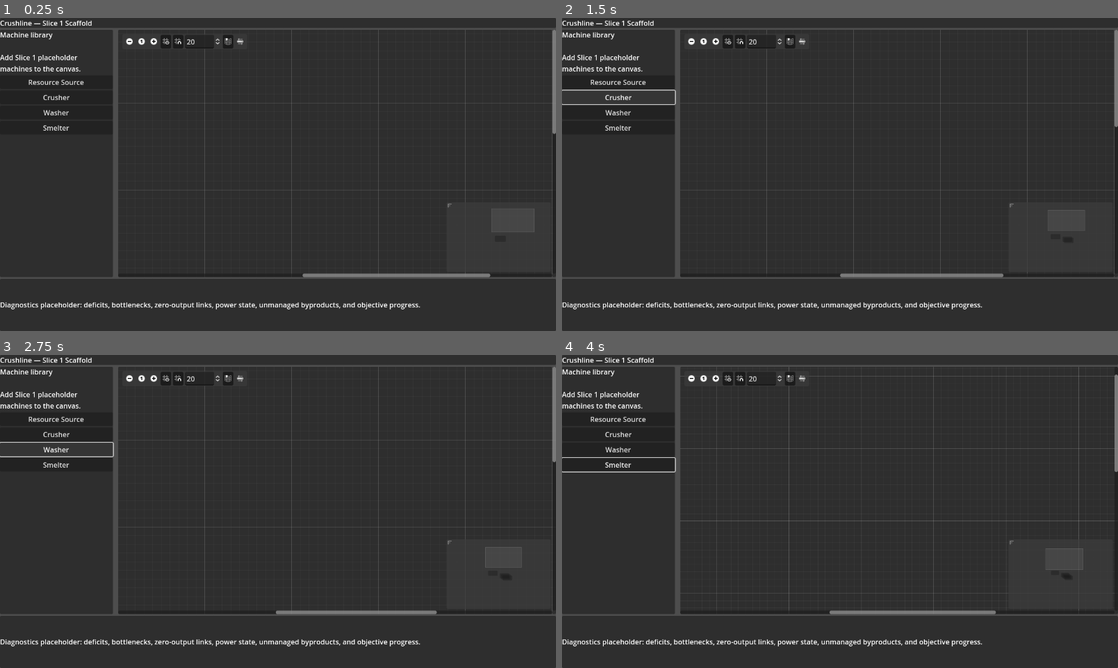
Above: before the commit, frames 1-4 (two rows, left to right).
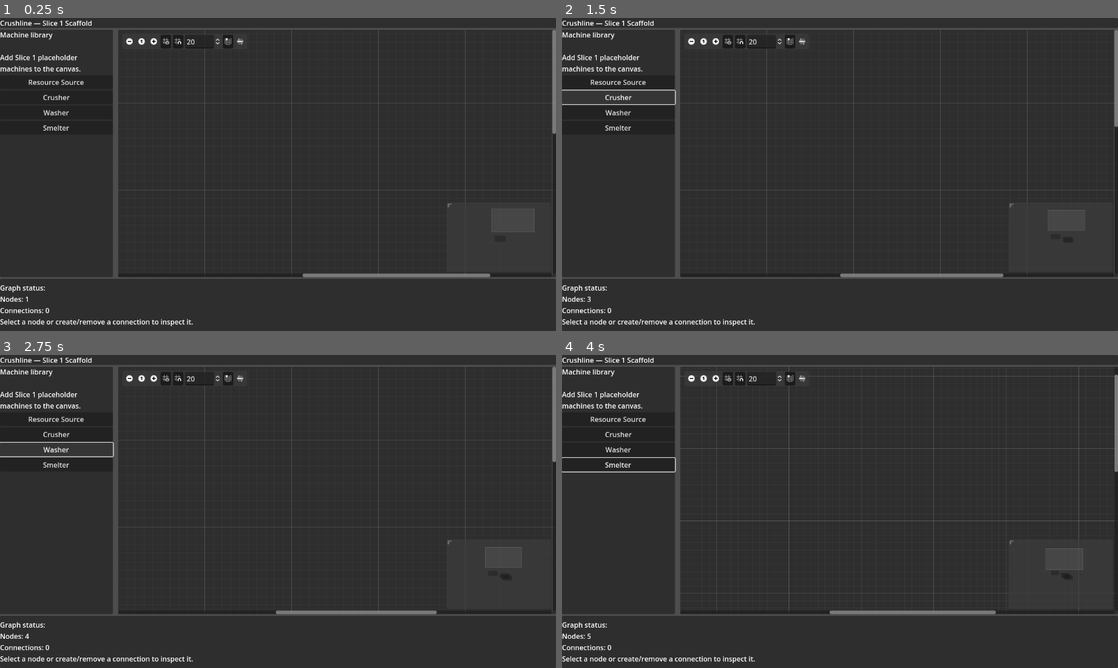
Above: after the commit, the same moments.

Repository: killerbearddude/Crushline-Godot
Game: Godot game, scene res://scenes/main/Main.tscn
Same seed, same stepped clock (60 frames per second), same inputs: the game is played once before the commit and once after it.
Inputs (mouse positions are in pixels of both pictures, inside the frame that each line leads up to):
- Up to frame 1 (0.25 s): no input
- Up to frame 2 (1.5 s): click "Resource Source" at 0.5 s; click "Crusher" at 1.25 s
- Up to frame 3 (2.75 s): click "Washer" at 2 s
- Up to frame 4 (4 s): click "Smelter" at 2.75 s; click (689, 380) at 3.5 s

The runs differ from the first frame. In frame 1, 1.2% of the frame differs, in the area x 0-76%, y 85-99%; in frame 2, 1.2%; in frame 3, 1.2%; in frame 4, 1.2%.

Commit message:
Show graph status in diagnostics (#10)
* Emit graph status updates

* Show graph status in diagnostics panel

Diff:
--- a/scripts/ui/graph_view_controller.gd
+++ b/scripts/ui/graph_view_controller.gd
@@ -1,4 +1,6 @@
 extends GraphEdit
+
+signal status_text_changed(text: String)
 
 const TEST_NODE_NAME := "TestResourceSourceNode"
 const MACHINE_GRAPH_NODE_SCENE_PATH := "res://scenes/graph/MachineGraphNode.tscn"
@@ -12,6 +14,8 @@
 	add_valid_right_disconnect_type(PORT_TYPE_RESOURCE)
 	connection_request.connect(_on_connection_request)
 	disconnection_request.connect(_on_disconnection_request)
+	node_selected.connect(_on_node_selected)
+	node_deselected.connect(_on_node_deselected)
 	_create_test_resource_source_node()
 
 
@@ -20,23 +24,55 @@
 	var node_name := "%sNode%d" % [machine_display_name.replace(" ", ""), next_node_index]
 	var position := Vector2(360.0 + (next_node_index * 40.0), 120.0 + (next_node_index * 30.0))
 	_create_machine_node(node_name, machine_display_name, input_port_label, output_port_label, position)
+	status_text_changed.emit(_describe_graph_status())
+
+
+func describe_graph_status() -> String:
+	return _describe_graph_status()
 
 
 func _on_connection_request(from_node: StringName, from_port: int, to_node: StringName, to_port: int) -> void:
 	if from_node == to_node:
-		print("Connection rejected: a node cannot connect to itself.")
+		var rejected_text := "Connection rejected: a node cannot connect to itself.\n%s[%d] -> %s[%d]" % [from_node, from_port, to_node, to_port]
+		print(rejected_text)
+		status_text_changed.emit(rejected_text)
 		return
 
 	if is_node_connected(from_node, from_port, to_node, to_port):
+		status_text_changed.emit("Connection already exists:\n%s[%d] -> %s[%d]" % [from_node, from_port, to_node, to_port])
 		return
 
 	connect_node(from_node, from_port, to_node, to_port)
-	print("Connection added: %s[%d] -> %s[%d]" % [from_node, from_port, to_node, to_port])
+	var added_text := _describe_connection("Connection added", from_node, from_port, to_node, to_port)
+	print(added_text)
+	status_text_changed.emit(added_text)
 
 
 func _on_disconnection_request(from_node: StringName, from_port: int, to_node: StringName, to_port: int) -> void:
 	disconnect_node(from_node, from_port, to_node, to_port)
-	print("Connection removed: %s[%d] -> %s[%d]" % [from_node, from_port, to_node, to_port])
+	var removed_text := _describe_connection("Connection removed", from_node, from_port, to_node, to_port)
+	print(removed_text)
+	status_text_changed.emit(removed_text)
+
+
+func _on_node_selected(node: Node) -> void:
+	var graph_node := node as GraphNode
+	if graph_node == null:
+		return
+
+	status_text_changed.emit(
+		"Selected node: %s\nScene name: %s\nPosition: %s\nInput: %s\nOutput: %s" % [
+			graph_node.title,
+			graph_node.name,
+			graph_node.position_offset,
+			graph_node.get("input_port_label"),
+			graph_node.get("output_port_label"),
+		]
+	)
+
+
+func _on_node_deselected(_node: Node) -> void:
+	status_text_changed.emit(_describe_graph_status())
 
 
 func _create_test_resource_source_node() -> void:
@@ -56,3 +92,19 @@
 	graph_node.set("output_port_label", output_port_label)
 
 	add_child(graph_node)
+
+
+func _describe_connection(action: String, from_node: StringName, from_port: int, to_node: StringName, to_port: int) -> String:
+	return "%s:\n%s[%d] -> %s[%d]\nConnections: %d" % [action, from_node, from_port, to_node, to_port, get_connection_list().size()]
+
+
+func _describe_graph_status() -> String:
+	return "Graph status:\nNodes: %d\nConnections: %d\nSelect a node or create/remove a connection to inspect it." % [_count_graph_nodes(), get_connection_list().size()]
+
+
+func _count_graph_nodes() -> int:
+	var count := 0
+	for child in get_children():
+		if child is GraphNode:
+			count += 1
+	return count
--- a/scripts/ui/main_controller.gd
+++ b/scripts/ui/main_controller.gd
@@ -1,12 +1,19 @@
 extends Control
 
 @onready var graph_view := get_node("Root/Body/ProductionGraphView") as GraphEdit
+@onready var diagnostics_label := get_node("Root/DiagnosticsPanel/DiagnosticsLabel") as Label
 
 func _ready() -> void:
 	_bind_button("Root/Body/MachineLibraryPanel/MachineLibraryContents/AddResourceSourceButton", "Resource Source", "In: none", "Out: Iron Ore")
 	_bind_button("Root/Body/MachineLibraryPanel/MachineLibraryContents/AddCrusherButton", "Crusher", "In: Iron Ore", "Out: Crushed Iron Ore")
 	_bind_button("Root/Body/MachineLibraryPanel/MachineLibraryContents/AddWasherButton", "Washer", "In: Crushed Iron Ore", "Out: Washed Iron Ore")
 	_bind_button("Root/Body/MachineLibraryPanel/MachineLibraryContents/AddSmelterButton", "Smelter", "In: Washed Iron Ore", "Out: Iron Ingot")
+
+	if graph_view.has_signal("status_text_changed"):
+		graph_view.connect("status_text_changed", _on_graph_status_text_changed)
+
+	if graph_view.has_method("describe_graph_status"):
+		diagnostics_label.text = graph_view.call("describe_graph_status")
 
 
 func _bind_button(button_path: String, machine_display_name: String, input_port_label: String, output_port_label: String) -> void:
@@ -17,3 +24,7 @@
 func _on_add_machine_pressed(machine_display_name: String, input_port_label: String, output_port_label: String) -> void:
 	if graph_view.has_method("add_placeholder_machine_node"):
 		graph_view.call("add_placeholder_machine_node", machine_display_name, input_port_label, output_port_label)
+
+
+func _on_graph_status_text_changed(text: String) -> void:
+	diagnostics_label.text = text
